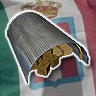
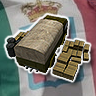
The second 96 × 96 image is a revision of the first. Changes to its layers:
added layer "Truck Supplies" above "Storage" over (6, 15, 90, 81)
hid "Storage" over (7, 12, 89, 84)
